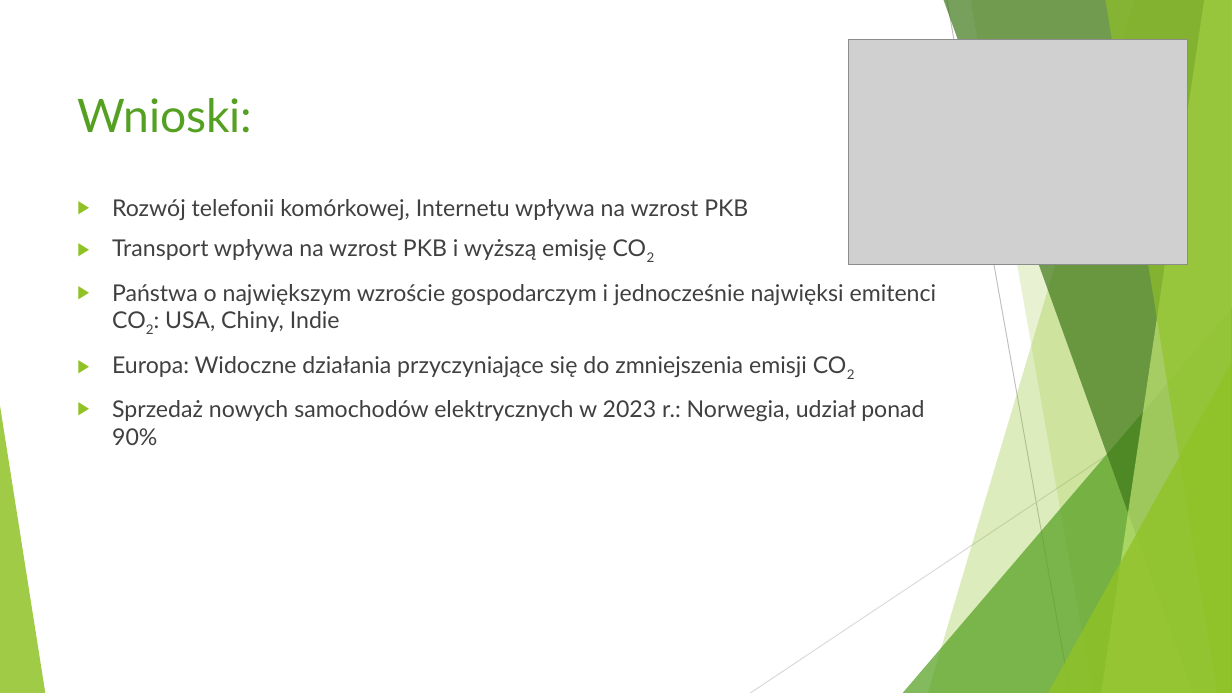
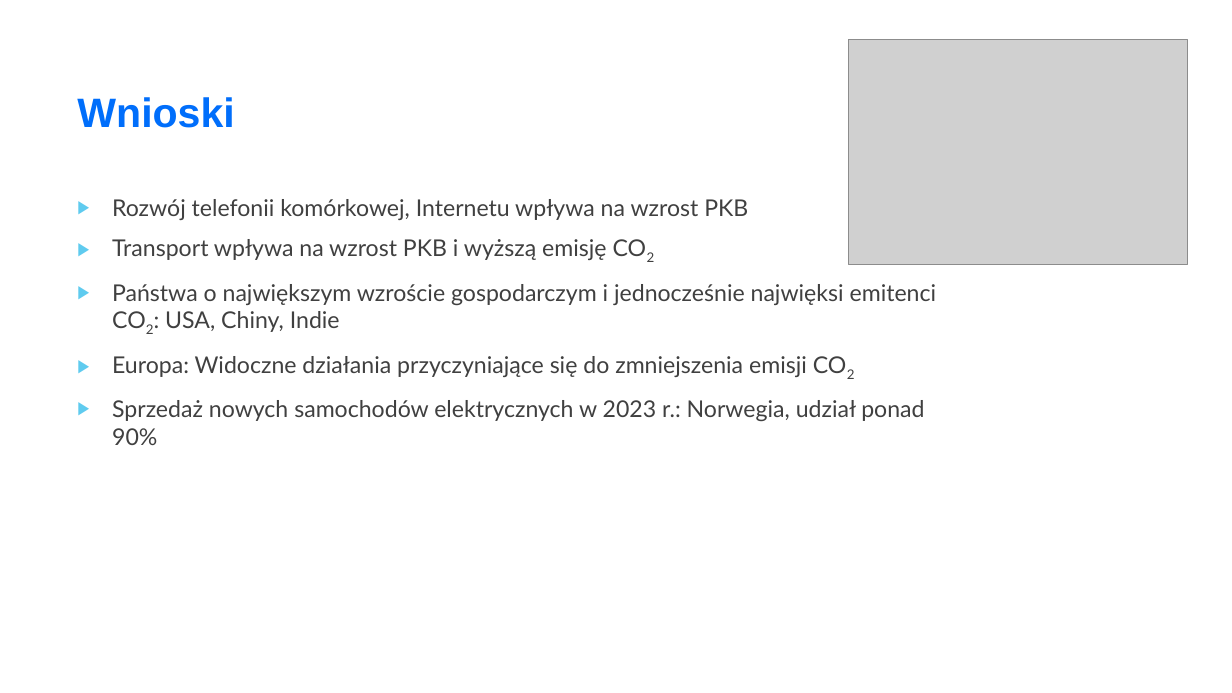
Before and after one commit to MartaJac/Technologia-vs-GDP-Team, a slide deck: slide 10 of Technologia vs GDP.pptx. Drawn at 1232x693 pixels with LibreOffice and Linux fonts; fonts in the diff are those of the drawing; grey boxes stand for pictures. Boxes give left, top, right and bottom in pixels: in the first picture for what was removed or moved away, otherwise in the second. Text is boxed around its words. In the diff, an @@ line names an element or a change of style, - is before the commit and + after.

```diff
--- a/Technologia vs GDP.pptx
+++ b/Technologia vs GDP.pptx
@@ text at (x1=77, y1=97, x2=234, y2=128): text changed; size 36 to 32 pt; font Lato to Arial; text colour #54A021 to #006EFB; bold on @@
-Wnioski:
+Wnioski
@@ text "Rozwój telefonii komórkowej, Internetu wpływa ..." at (x1=112, y1=199, x2=937, y2=445): bullet colour #90C226 to #5FCBEF @@
@@ group removed at (x1=0, y1=0, x2=1232, y2=693): 5 freeform shapes, 3 triangles, 2 lines @@
```
Also in this commit, not shown: 9 other slides changed.
